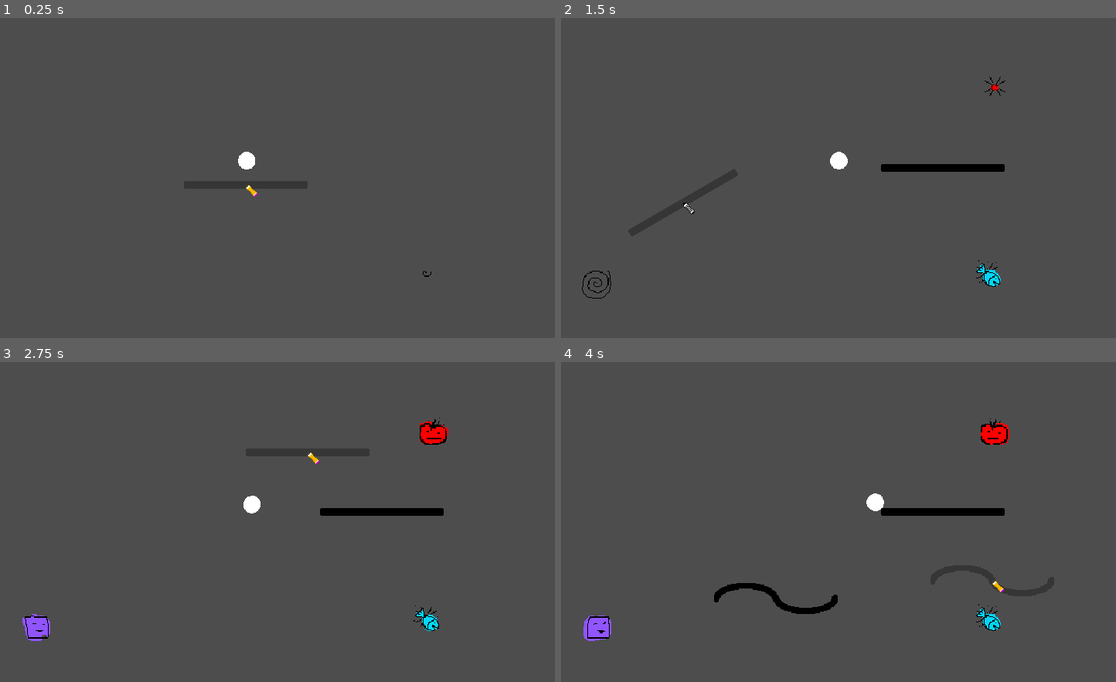
Above: before the commit, frames 1-4 (two rows, left to right).
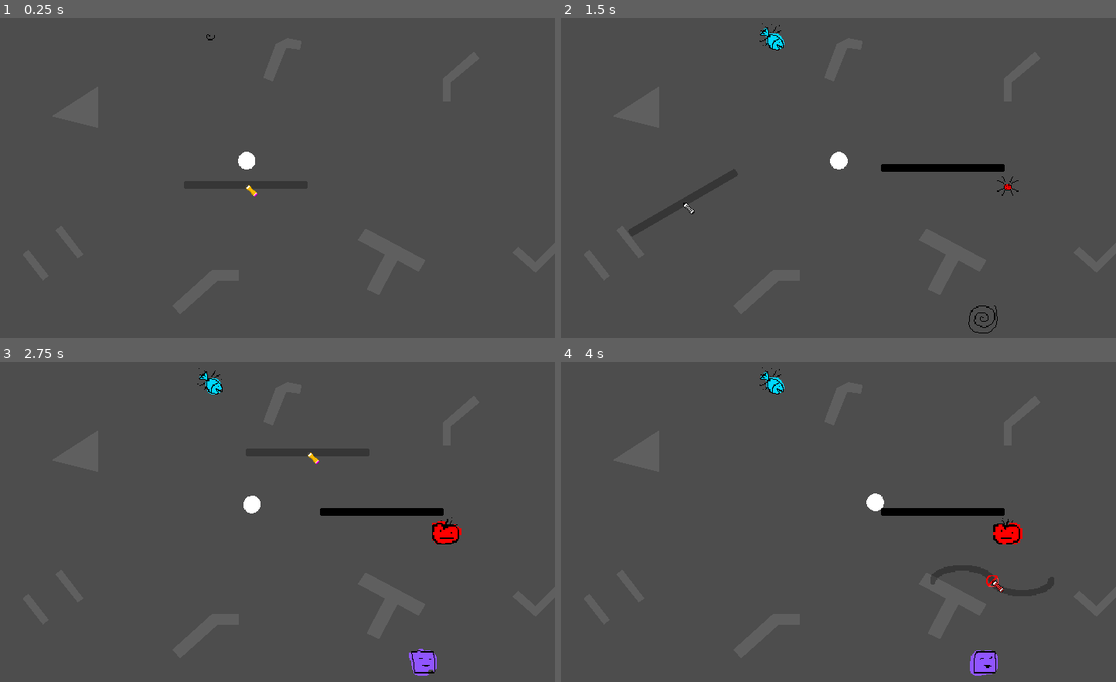
Above: after the commit, the same moments.

Repository: Silver-Ink/GameJamAirConditionner
Game: Godot game, scene res://Game.tscn
The game is run twice, just before and just after one commit, with the same random seed, the same clock (stepped at 60 frames per second) and the same inputs.
Inputs (mouse positions are in pixels of both pictures, inside the frame that each line leads up to):
- Up to frame 1 (0.25 s): no input
- Up to frame 2 (1.5 s): tap Enter (ui_accept) at 0.5, 0.77 s; move the mouse to (943, 168) at 0.52 s; hold Right (ui_right) from 0.53 s (still down); click (943, 168) at 0.6 s; move the mouse to (683, 203) at 1.27 s; tap Mouse wheel up (rotate_wall_left) at 1.35 s
- Up to frame 3 (2.75 s): tap Enter (ui_accept) at 1.52 s; move the mouse to (305, 451) at 2.02 s; release Right (ui_right) at 2.03 s; hold Left (ui_left) from 2.03 s (still down); tap Mouse wheel down (rotate_wall_right) at 2.1 s
- Up to frame 4 (4 s): move the mouse to (777, 598) at 2.77 s; release Left (ui_left) at 2.78 s; hold Right (ui_right) from 2.78 s (still down); right-click (777, 598) at 2.85 s; click (777, 598) at 2.92 s; tap Enter (ui_accept) at 3.02, 3.77 s; move the mouse to (993, 579) at 3.52 s; click (993, 579) at 3.6 s

The runs differ from the first frame. In frame 1, less than 0.1% of the frame differs, in the area x 37-78%, y 5-81%; in frame 2, 0.6%; in frame 3, 1.7%; in frame 4, 2.3%, in the area x 4-84%, y 1-99%.

Commit message:
map design

Diff:
--- a/Game.tscn
+++ b/Game.tscn
@@ -52,16 +52,105 @@
 metadata/_edit_lock_ = true
 
 [node name="Marker2D" type="Marker2D" parent="ItemController"]
-position = Vector2(112, 71)
+position = Vector2(585, 90)
+
+[node name="Marker2D5" type="Marker2D" parent="ItemController"]
+position = Vector2(118, 65)
 
 [node name="Marker2D2" type="Marker2D" parent="ItemController"]
-position = Vector2(515, 78)
+position = Vector2(283, 26)
 
 [node name="Marker2D3" type="Marker2D" parent="ItemController"]
-position = Vector2(507, 271)
+position = Vector2(503, 318)
 
 [node name="Marker2D4" type="Marker2D" parent="ItemController"]
-position = Vector2(103, 282)
+position = Vector2(119, 251)
 
-[connection signal="reset_explosion_count" from="SurvivingPlayer" to="WallPlacer" method="_reset_explosion_count"]
+[node name="Marker2D6" type="Marker2D" parent="ItemController"]
+position = Vector2(40, 325)
+
+[node name="Marker2D7" type="Marker2D" parent="ItemController"]
+position = Vector2(514, 22)
+
+[node name="Marker2D8" type="Marker2D" parent="ItemController"]
+position = Vector2(295, 314)
+
+[node name="Marker2D9" type="Marker2D" parent="ItemController"]
+position = Vector2(607, 303)
+
+[node name="Marker2D10" type="Marker2D" parent="ItemController"]
+position = Vector2(528, 181)
+
+[node name="Marker2D11" type="Marker2D" parent="ItemController"]
+position = Vector2(214, 18)
+
+[node name="Marker2D12" type="Marker2D" parent="ItemController"]
+position = Vector2(65, 164)
+
+[node name="walls" type="Node2D" parent="."]
+
+[node name="StaticBody2D" type="StaticBody2D" parent="walls"]
+
+[node name="Polygon2D" type="Polygon2D" parent="walls/StaticBody2D"]
+color = Color(0.374139, 0.374139, 0.374139, 1)
+polygon = PackedVector2Array(119, 109, 167, 78, 167, 121)
+
+[node name="CollisionPolygon2D" type="CollisionPolygon2D" parent="walls/StaticBody2D"]
+polygon = PackedVector2Array(119, 109, 167, 78, 167, 121)
+
+[node name="Polygon2D2" type="Polygon2D" parent="walls/StaticBody2D"]
+color = Color(0.374139, 0.374139, 0.374139, 1)
+
+[node name="CollisionPolygon2D2" type="CollisionPolygon2D" parent="walls/StaticBody2D"]
+polygon = PackedVector2Array(235, -27, 235, 66, 246, 66, 246, -25)
+
+[node name="Polygon2D3" type="Polygon2D" parent="walls/StaticBody2D"]
+color = Color(0.374139, 0.374139, 0.374139, 1)
+polygon = PackedVector2Array(351, 34, 338, 69, 348, 73, 362, 38, 376, 40, 378, 31, 363, 28)
+
+[node name="CollisionPolygon2D3" type="CollisionPolygon2D" parent="walls/StaticBody2D"]
+polygon = PackedVector2Array(338, 69, 351, 34, 363, 28, 378, 31, 376, 40, 362, 38, 348, 73)
+
+[node name="Polygon2D4" type="Polygon2D" parent="walls/StaticBody2D"]
+color = Color(0.374139, 0.374139, 0.374139, 1)
+polygon = PackedVector2Array(444, 225, 506, 258, 499, 270, 477, 258, 458, 294, 445, 288, 464, 252, 436, 237)
+
+[node name="CollisionPolygon2D4" type="CollisionPolygon2D" parent="walls/StaticBody2D"]
+polygon = PackedVector2Array(436, 237, 444, 225, 506, 258, 499, 270, 477, 258, 458, 294, 445, 288, 464, 252)
+
+[node name="Polygon2D5" type="Polygon2D" parent="walls/StaticBody2D"]
+color = Color(0.374139, 0.374139, 0.374139, 1)
+polygon = PackedVector2Array(641, 239, 620, 260, 602, 244, 596, 250, 620, 271, 647, 244)
+
+[node name="CollisionPolygon2D5" type="CollisionPolygon2D" parent="walls/StaticBody2D"]
+polygon = PackedVector2Array(641, 239, 620, 260, 602, 244, 596, 250, 620, 271, 647, 244)
+
+[node name="Polygon2D6" type="Polygon2D" parent="walls/StaticBody2D"]
+color = Color(0.374139, 0.374139, 0.374139, 1)
+polygon = PackedVector2Array(129, 222, 123, 227, 146, 256, 152, 252)
+
+[node name="CollisionPolygon2D6" type="CollisionPolygon2D" parent="walls/StaticBody2D"]
+polygon = PackedVector2Array(123, 227, 129, 222, 152, 252, 146, 256)
+
+[node name="Polygon2D7" type="Polygon2D" parent="walls/StaticBody2D"]
+color = Color(0.374139, 0.374139, 0.374139, 1)
+polygon = PackedVector2Array(95, 247, 116, 274, 110, 279, 89, 252)
+
+[node name="CollisionPolygon2D7" type="CollisionPolygon2D" parent="walls/StaticBody2D"]
+polygon = PackedVector2Array(89, 252, 95, 247, 116, 274, 110, 279, 104, 272)
+
+[node name="Polygon2D8" type="Polygon2D" parent="walls/StaticBody2D"]
+color = Color(0.374139, 0.374139, 0.374139, 1)
+polygon = PackedVector2Array(285, 268, 244, 305, 252, 314, 291, 279, 313, 279, 313, 268)
+
+[node name="CollisionPolygon2D8" type="CollisionPolygon2D" parent="walls/StaticBody2D"]
+polygon = PackedVector2Array(244, 306, 285, 268, 313, 268, 313, 279, 291, 279, 252, 314)
+
+[node name="Polygon2D9" type="Polygon2D" parent="walls/StaticBody2D"]
+color = Color(0.374139, 0.374139, 0.374139, 1)
+polygon = PackedVector2Array(556, 42, 524, 70, 524, 94, 532, 94, 532, 74, 562, 49)
+
+[node name="CollisionPolygon2D9" type="CollisionPolygon2D" parent="walls/StaticBody2D"]
+polygon = PackedVector2Array(524, 94, 532, 94, 532, 74, 562, 49, 556, 42, 524, 70)
+
 [connection signal="walls_placed_progression" from="WallPlacer" to="SurvivingPlayer" method="_on_walls_placed_progression"]
--- a/item_controller.gd
+++ b/item_controller.gd
@@ -46,7 +46,7 @@
 		if (item != caller):
 			item.kill()
 
-	var item_count = randi_range(1, 3)
+	var item_count = randi_range(2, 3)
 	var previous_item_id : int = lst_living_item.find(caller)
 	if (previous_item_id == -1):
 		printerr("L'item déclencheur n'est pas dans la liste")
Not shown: 1 places in SurvivingPlayer.tscn that only renumber resources
Not shown: 1 places in WallStraight.tscn that only renumber resources
